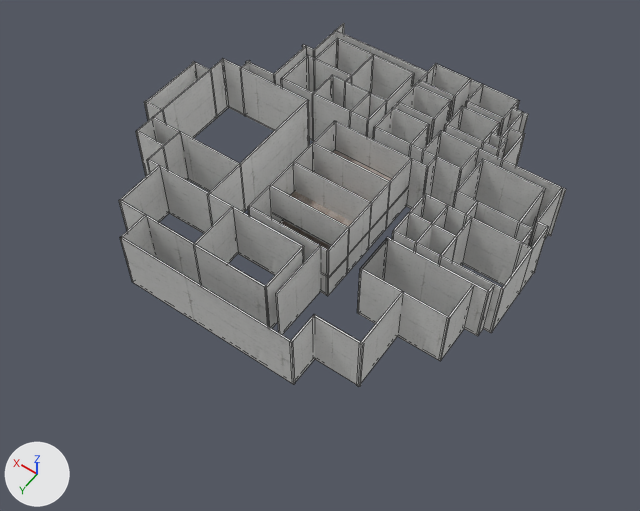
What one commit did to the Blender file Assets/Map_Medical.blend.
One viewpoint serves both versions: a camera (50 mm lens) standing at (-79.3, 115.0, 161.5) and looking at (-3.6, 9.0, -5.0). Every picture has the same lights, and +X, +Y and +Z are marked at lower left. Mesh edges are drawn as thin lines.

In view in the first picture: 'MidCeiling.001-col', 'MidCeiling.002-col', 'Wall-col', 'Wall.003-col', 'Wall.005-col', 'Wall.007-col', 'Wall.008-col', 'Wall.010-col', 'Wall.047-col', 'Wall.048-col', 'Wall.049-col', 'Wall.051-col', 'Wall.052-col', 'Wall.061-col'.
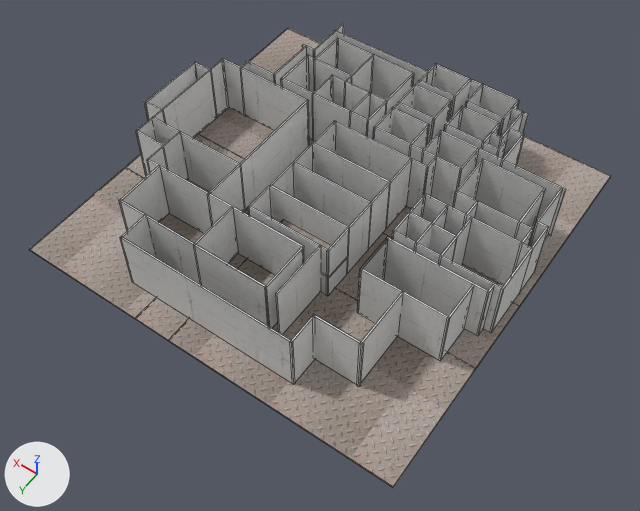
What changed in the scene script:
```text
Change me_cube_002:
    used by ob_floor_col; location = (0.0, 0.0, 0.0); scale = (50.0, 50.0, 0.2)
    remove me_cube_002.from_pydata(...)  # 8 vertices, 6 faces; spans x -1.0..1.0, y -1.0..1.0, z -1.0..1.0
    add me_cube_002.from_pydata(...)  # 36 vertices, 33 faces; spans x -1.0..1.0, y -1.0..1.0, z -56.27..1.0
    me_cube_002 part 1
    6 faces are deleted
    8 vertices are added at x 0.14..0.34, y -1.0..1.0, z -56.27..1.0
    6 new vertices lie (0.0, -0.64, 0.0) away from vertices in x -1.0..1.0, y 1.0, z -1.0..1.0
    6 new vertices lie (-0.66, 0.0, 0.0) away from vertices in x 1.0, y -1.0..1.0, z -1.0..1.0
    8 new vertices lie (0.0, 0.96, 0.0) away from vertices in x -1.0..1.0, y -1.0, z -1.0..1.0
    33 new faces join them
Change ob_floor_col:
    remove ob_floor_col.hide_set(True)
Change ob_midceiling_002_col:
    add ob_midceiling_002_col.hide_set(True)  # its collection is switched off
Change ob_midceiling_001_col:
    add ob_midceiling_001_col.hide_set(True)  # its collection is switched off
```

Location of each change, (x1, y1, x2, y2) in pixels of the pictures (640 x 511 px):
'Floor-col', shown: after (29, 28, 611, 488)
'MidCeiling.001-col', hidden: before (290, 150, 391, 227)
'MidCeiling.002-col', hidden: before (280, 220, 331, 249)
